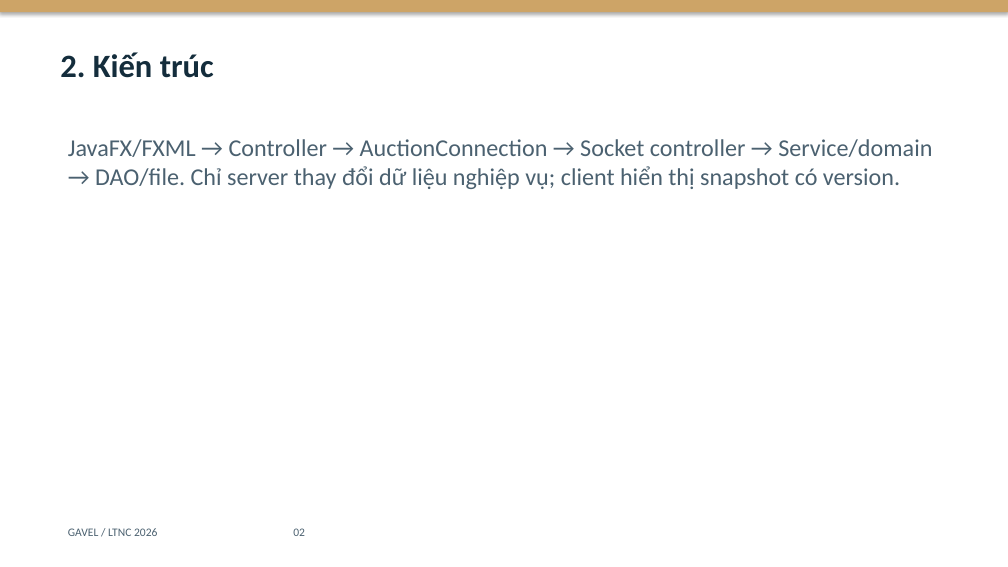
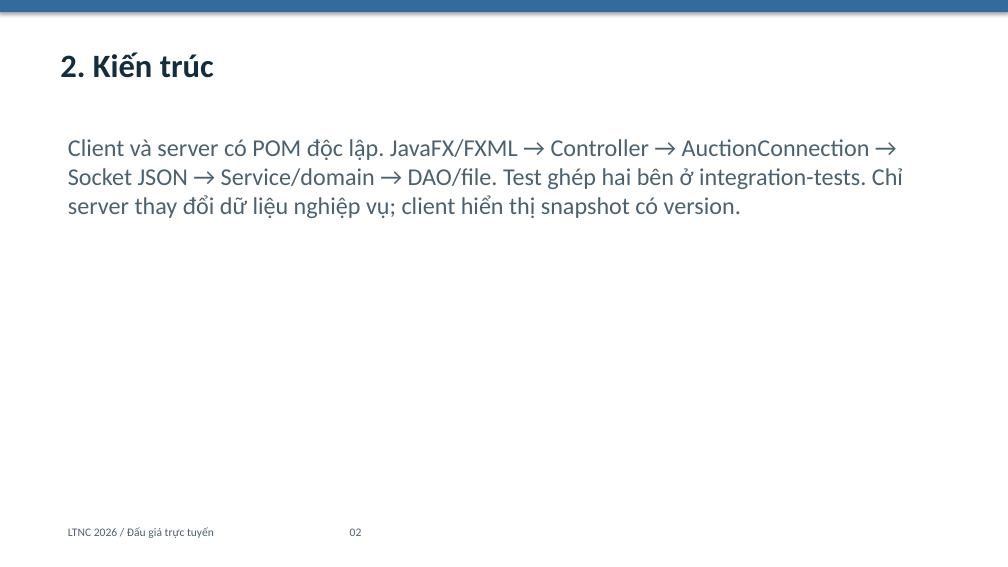
Before and after one commit to lphucxyz-alt/auction-system, a slide deck: slide 2 of docs/presentation.pptx. Drawn at 1008x567 pixels with LibreOffice and Linux fonts; fonts in the diff are those of the drawing. Boxes give left, top, right and bottom in pixels: in the first picture for what was removed or moved away, otherwise in the second. Text is boxed around its words. In the diff, an @@ line names an element or a change of style, - is before the commit and + after.

Commit message:
refactor(client): simplify JavaFX screens and document four work areas

```diff
--- a/docs/presentation.pptx
+++ b/docs/presentation.pptx
@@ rectangle at (0, 0, 1008, 12): fill #CDA467 to #356B9C @@
@@ text at (68, 139, 903, 218): text changed @@
-JavaFX/FXML → Controller → AuctionConnection → Socket controller → Service/domain → DAO/file. Chỉ server thay đổi dữ liệu nghiệp vụ; client hiển thị snapshot có version.
+Client và server có POM độc lập. JavaFX/FXML → Controller → AuctionConnection → Socket JSON → Service/domain → DAO/file. Test ghép hai bên ở integration-tests. Chỉ server thay đổi dữ liệu nghiệp vụ; client hiển thị snapshot có version.
@@ text at (68, 527, 362, 538): text changed @@
-GAVEL / LTNC 2026 02
+LTNC 2026 / Đấu giá trực tuyến 02
```
Also in this commit, not shown: 7 other slides changed, 1 slide added, 1 slide removed, 21 other files.
